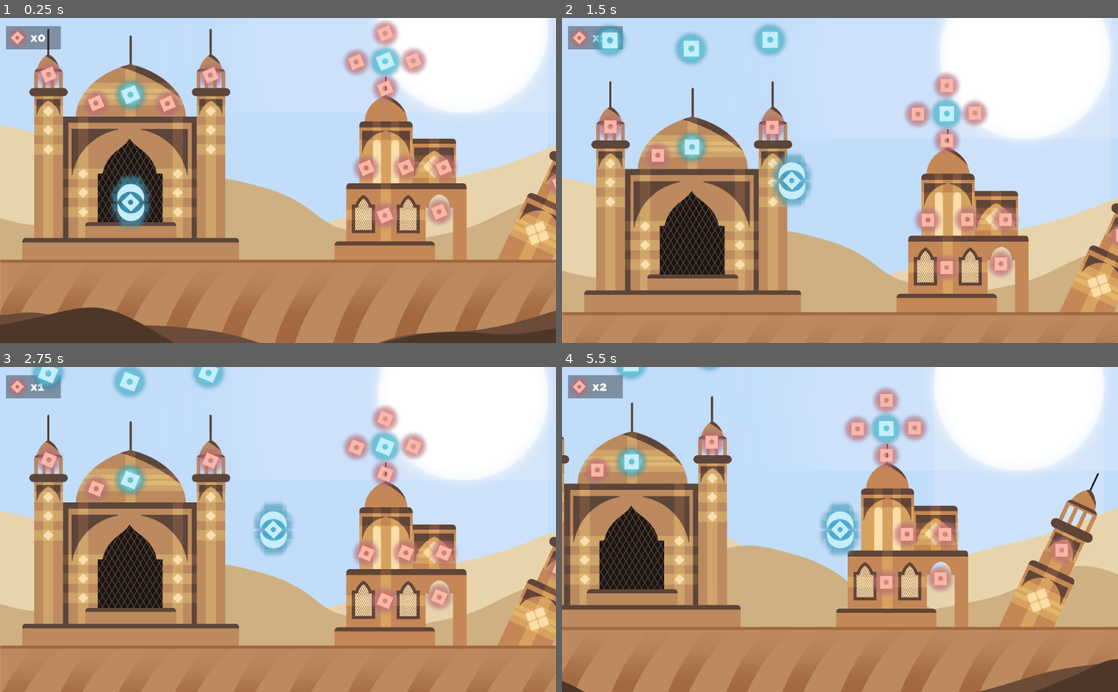
Above: before the commit, frames 1-4 (two rows, left to right).
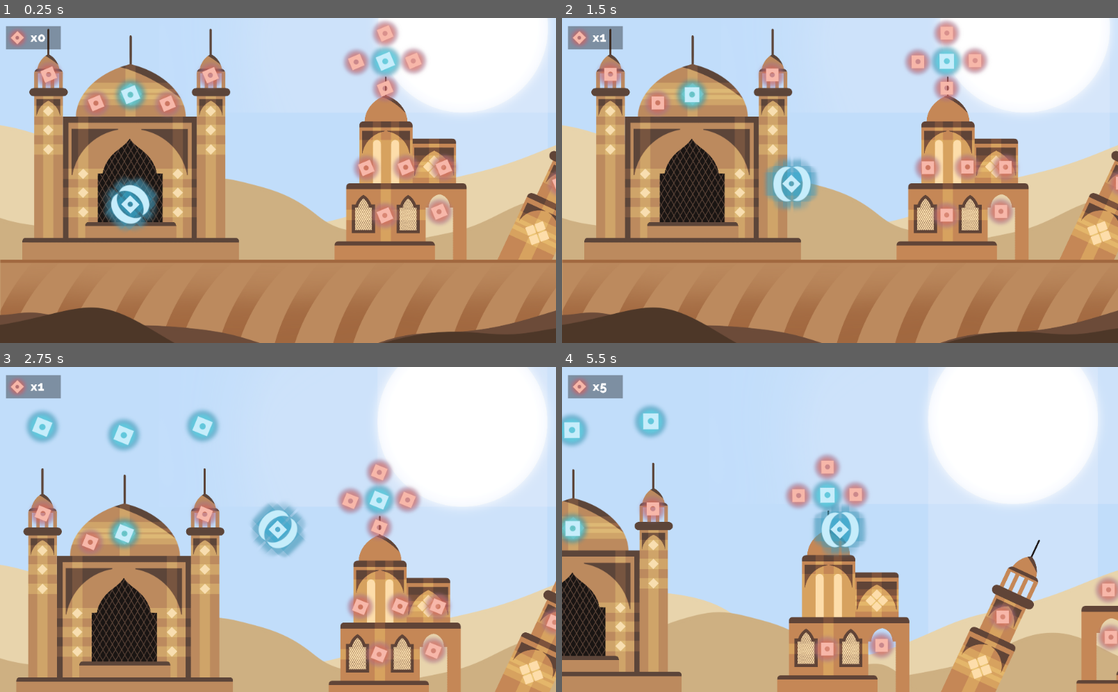
Above: after the commit, the same moments.

Repository: Craiky/csproject
Game: Godot game, scene res://MainScene.tscn
Same seed, same stepped clock (60 frames per second), same inputs: the game is played once before the commit and once after it.
Inputs:
- Up to frame 1 (0.25 s): no input
- Up to frame 2 (1.5 s): hold Space (jump) 0.53-1.28 s; hold Right (move_right) from 0.53 s (still down); tap Space (jump) at 1.35 s
- Up to frame 3 (2.75 s): tap Space (jump) at 1.52, 1.82 s; release Right (move_right) at 2.03 s; hold Left (move_left) from 2.03 s (still down); hold Space (jump) from 2.03 s (still down)
- Up to frame 4 (5.5 s): release Left (move_left) at 2.78 s; release Space (jump) at 2.78 s; hold Right (move_right) 2.78-4.28 s; tap Space (jump) at 2.85, 3.02, 3.32, 4.35, 4.52, 4.82 s; hold Space (jump) 3.53-4.28 s; hold Left (move_left) 4.28-5.03 s; hold Right (move_right) from 5.03 s (still down); hold Space (jump) from 5.03 s (still down)

The runs differ from the first frame. In frame 1, 0.9% of the frame differs, in the area x 18-29%, y 48-66%; in frame 2, 55%; in frame 3, 51%; in frame 4, 60%, in the area x 0-100%, y 0-100%.

Commit message:
Fixed Enemies & Character

Diff:
--- a/MainScene.tscn
+++ b/MainScene.tscn
@@ -381,6 +381,7 @@
 rotation = -0.188496
 scale = Vector2( 0.15, 0.15 )
 dir = 0
+hasG = false
 
 [node name="Enemy2" parent="Enemies" instance=ExtResource( 21 )]
 position = Vector2( 10670, -1395 )
@@ -398,18 +399,21 @@
 rotation = -0.132645
 scale = Vector2( 0.15, 0.15 )
 dir = 0
+hasG = false
 
 [node name="Enemy9" parent="Enemies" instance=ExtResource( 21 )]
 position = Vector2( 12844, -729 )
 rotation = -0.132645
 scale = Vector2( 0.15, 0.15 )
 dir = 0
+hasG = false
 
 [node name="Enemy10" parent="Enemies" instance=ExtResource( 21 )]
 position = Vector2( 12062, -940 )
 rotation = 0.141372
 scale = Vector2( 0.15, 0.15 )
 dir = 0
+hasG = false
 
 [node name="Enemy4" parent="Enemies" instance=ExtResource( 21 )]
 position = Vector2( 9859, -950 )
@@ -428,10 +432,12 @@
 position = Vector2( 8856, -490 )
 scale = Vector2( 0.15, 0.15 )
 dir = 0
+hasG = false
 
 [node name="Enemy13" parent="Enemies" instance=ExtResource( 21 )]
 position = Vector2( 9821, -1295 )
 scale = Vector2( 0.15, 0.15 )
+dir = 1
 
 [node name="Enemy6" parent="Enemies" instance=ExtResource( 21 )]
 position = Vector2( 7263, -1624 )
--- a/Player.tscn
+++ b/Player.tscn
@@ -1,20 +1,23 @@
-[gd_scene load_steps=4 format=2]
+[gd_scene load_steps=5 format=2]
 
-[ext_resource path="res://Ressources/Sprites/Player.png" type="Texture" id=1]
+[ext_resource path="res://Ressources/Sprites/betterPlayer.png" type="Texture" id=1]
 [ext_resource path="res://Scripts/Player.gd" type="Script" id=2]
+[ext_resource path="res://Ressources/Sprites/middleOPlayer.png" type="Texture" id=3]
 
-[sub_resource type="CapsuleShape2D" id=1]
-radius = 208.0
-height = 194.0
+[sub_resource type="CircleShape2D" id=1]
+radius = 272.47
 
 [node name="Player" type="KinematicBody2D"]
 collision_layer = 4
 collision_mask = 7
 script = ExtResource( 2 )
 
-[node name="Sprite" type="Sprite" parent="."]
-position = Vector2( 22, -14 )
+[node name="CollisionShape2D" type="CollisionShape2D" parent="."]
+shape = SubResource( 1 )
+
+[node name="BetterPlayer" type="Sprite" parent="."]
+scale = Vector2( 1.3, 1 )
 texture = ExtResource( 1 )
 
-[node name="CollisionShape2D" type="CollisionShape2D" parent="."]
-shape = SubResource( 1 )
+[node name="Sprite" type="Sprite" parent="."]
+texture = ExtResource( 3 )
--- a/Scripts/Enemy.gd
+++ b/Scripts/Enemy.gd
@@ -5,6 +5,7 @@
 
 var velocity = Vector2()
 export var dir = -1 #  -1 = left, 1 = right, 0 = no move
+export var hasG = true
 
 func _ready():
 	$ray.position.x = $CollisionShape2D.shape.get_extents().x*dir
@@ -15,7 +16,8 @@
 		dir *= -1
 		$ray.position.x = $CollisionShape2D.shape.get_extents().x*dir
 
-	velocity.y += gravity
+	if hasG:
+		velocity.y += gravity
 
 	velocity.x = maxSpeed*dir
 
@@ -27,6 +29,7 @@
 		body.jump(0.7)
 		body.collect_coin(10)
 		dir =0
+		hasG = true
 		scale.y = 0.01
 		set_collision_layer_bit(2, false)
 		set_collision_mask_bit(2, false)
--- a/Scripts/Player.gd
+++ b/Scripts/Player.gd
@@ -1,9 +1,9 @@
 extends KinematicBody2D
 
-const gravity = 30
+const gravity = 50
 const acceleration = 30
 const maxSpeed = 800
-const jumpHeight = -1200
+const jumpHeight = -1500
 
 var canJump = true;
 var jumpWasPressed = false;
@@ -13,8 +13,10 @@
 
 onready var ui = get_node("/root/MainScene/UI")
 
+func _process(delta):
+	$BetterPlayer.rotation_degrees += 180*delta
+
 func _physics_process(_delta):
-
 	motion.y += gravity
 	var friction = false
 	var targetSpeed = 0;
Binary file added: Ressources/Sprites/betterPlayer.png
Not shown, added: Ressources/Sprites/betterPlayer.png.import
Binary file added: Ressources/Sprites/middleOPlayer.png
Not shown, added: Ressources/Sprites/middleOPlayer.png.import
